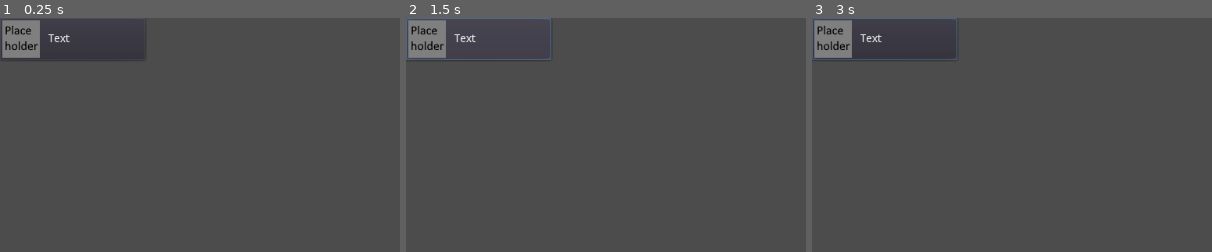
Above: before the commit, frames 1-3 (left to right).
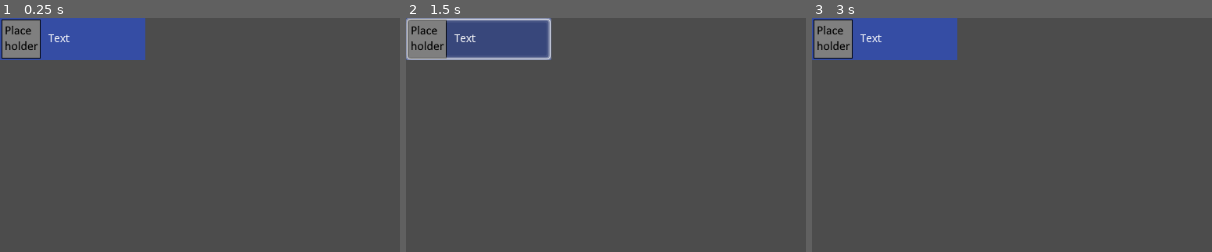
Above: after the commit, the same moments.

Repository: Xinginn/proficio
Game: Godot game, scene res://entities/recipe_button/recipe_button.tscn
Same seed, same stepped clock (60 frames per second), same inputs: the game is played once before the commit and once after it. This scene is started directly instead of the project's main scene.
Inputs (mouse positions are % of the whole screen's width and height, from its top left):
- Up to frame 1 (0.25 s): no input
- Up to frame 2 (1.5 s): click "Text" at 0.5 s; click "Text" at 1.25 s
- Up to frame 3 (3 s): click "Text" at 2 s; tap Enter at 2.75 s; move the mouse to (72, 45) at 2.77 s; click (72, 45) at 2.92 s
The pictures show only the part of the screen within x 0-50%, y 0-50%; the shares and areas given below are measured in that part.

The runs differ from the first frame. In frame 1, 5.0% of the frame differs, in the area x 0-37%, y 0-18%; in frame 2, 4.9%; in frame 3, 5.0%.

Commit message:
Listing des recettes
+Creation et initialisation des recipe_button pour chaque recette du building
+connexion de l'affichage / cachage selon les entrée et sorties du player
+ajout d'un 'expected_product', instance du produit, au recipe_button, qui permet d'accéder au nom et label du produit (et permettra de renseigner le tooltip)

Diff:
--- a/classes/item/equipable/armors/leather_jacket.gd
+++ b/classes/item/equipable/armors/leather_jacket.gd
@@ -2,7 +2,7 @@
 
 class_name LeatherJacket
 
-func _init(crafter = null):
+func _init(crafter = null, allow_xp: bool = true):
   #valeurs immuables (nom, poids)
   label = "Veste de cuir"
   _name = "leather_jacket"
@@ -13,10 +13,12 @@
   var bonus_def = 0
   var bonus_move_speed = 0
 
-  if crafter != null:
-    bonus_def = int(crafter.leather_work * 0.35)
-    bonus_move_speed = int(crafter.leather_work * 0.1)
-    crafter.gain_xp("leather_work", 4)
+  #TODO sortir le px de cet endroit: plutot définir la stat et la quatité d'xp
+  # du gain de px
+  if crafter != null && allow_xp:
+    bonus_def = int(crafter.leatherwork * 0.35)
+    bonus_move_speed = int(crafter.leatherwork * 0.1)
+    crafter.gain_xp("leatherwork", 4)
 
   def = WearAttribute.new(base_def + bonus_def, "light_armor", 0.1)
   move_speed = WearAttribute.new(base_move_speed + bonus_move_speed, "light_armor", 0.05)
--- a/entities/Building/Building.gd
+++ b/entities/Building/Building.gd
@@ -13,20 +13,34 @@
 var building_data: BuildingData = null
 var is_building: bool = false
 var is_crafting: bool = false
-var craft_progress: float = 0.0
+var craft_progress: float = 0.0 setget _set_craft_progress
 var craft_queue: Array = []
 
 
 signal building_destroyed(building)
 signal building_constructed(building)
+signal craft_progress_changed(value)
+signal player_entered_owned_building(data)
+signal player_exited_owned_building(data)
 
-func _set_health(value):
+func _set_health(value) -> void:
   health = int(clamp(value, 0, max_health))
   health_bar.value = health
   health_bar_label.text = "%d / %d" % [health, max_health]
   if health == 0:
     emit_signal('building_destroyed', self)
     queue_free()
+
+func _set_craft_progress(value) -> void:
+  craft_progress = value
+  emit_signal('craft_progress_changed', craft_progress)
+  if craft_queue.size() > 0:
+    if craft_progress >= craft_queue[0].needed_progress:
+      # TODO creation item
+
+      print('should add item:', craft_queue[0].product.label)
+      # TODO gain de pex
+      # TODO  changement d'item
 
 func init(_owner, data, pos) -> void:
   building_owner = _owner
@@ -47,12 +61,12 @@
       if health < max_health:
         is_building = true
       elif body == GameManager.player_actor:
-        display_buidling_window(true)
+        emit_signal("player_entered_owned_building", building_data)
 
 func _on_body_exited(body):
   if body == building_owner:
     is_building = false
-    display_buidling_window(false)
+    emit_signal('player_exited_owned_building', building_data)
 
 func _process(delta):
   if is_building:
@@ -62,6 +76,6 @@
     if health >= max_health:
       emit_signal('building_constructed', self)
       is_building = false
-      display_buidling_window(true)
+      emit_signal("player_entered_owned_building", building_data)
   elif is_crafting:
     print("should progress craft")
--- a/entities/recipe_button/recipe_button.gd
+++ b/entities/recipe_button/recipe_button.gd
@@ -1,4 +1,24 @@
-extends Button
+extends TextureButton
 
-func _initialize(recipe):
-  pass
+var craft_data: CraftData
+var expected_product: Item
+
+signal recipe_button_pressed(data)
+
+func _initialize(_data: CraftData):
+  craft_data = _data
+  expected_product = _data.product.new(GameManager.player_actor, false)
+
+  var texture = load('res://assets/icons/' + expected_product._name + ".png")
+  if !!texture:
+    $Icon.texture = texture
+  $Label.text = expected_product.label
+
+func _on_mouse_entered():
+  print('should tooltip recipe')
+
+func _on_mouse_exited():
+  print('should hide tooltip recipe')
+
+func _on_pressed():
+  emit_signal('recipe_button_pressed', craft_data)
--- a/entities/recipe_button/recipe_button.tscn
+++ b/entities/recipe_button/recipe_button.tscn
@@ -1,13 +1,17 @@
-[gd_scene load_steps=3 format=2]
+[gd_scene load_steps=5 format=2]
 
 [ext_resource path="res://entities/recipe_button/recipe_button.gd" type="Script" id=1]
 [ext_resource path="res://assets/icons/default.png" type="Texture" id=2]
+[ext_resource path="res://entities/recipe_button/recipe_button_hover.png" type="Texture" id=3]
+[ext_resource path="res://entities/recipe_button/recipe_button.png" type="Texture" id=4]
 
-
-[node name="RecipeButton" type="Button"]
+[node name="RecipeButton" type="TextureButton"]
 margin_right = 186.0
 margin_bottom = 54.0
 rect_min_size = Vector2( 186, 54 )
+texture_normal = ExtResource( 4 )
+texture_pressed = ExtResource( 4 )
+texture_hover = ExtResource( 3 )
 script = ExtResource( 1 )
 __meta__ = {
 "_edit_use_anchors_": false
@@ -29,3 +33,6 @@
 margin_bottom = 43.0
 text = "Text"
 valign = 1
+[connection signal="mouse_entered" from="." to="." method="_on_mouse_entered"]
+[connection signal="mouse_exited" from="." to="." method="_on_mouse_exited"]
+[connection signal="pressed" from="." to="." method="_on_pressed"]
--- a/scenes/Playground/Playground.gd
+++ b/scenes/Playground/Playground.gd
@@ -3,9 +3,12 @@
 const building_scene: PackedScene = preload('res://entities/building/building.tscn')
 
 onready var player = $World/Player
+onready var buildings_holder = $BuildingsHolder
+
 onready var building_ghost = $BuildingGhost
 
-onready var buildings_holder = $BuildingsHolder
+# var et non onready car le GUI est (pour l'instant un child de la camera, child de player, non certain au départ
+var craft_panel
 
 var is_placing_building = false
 var type_to_build = null
@@ -24,6 +27,8 @@
   var new_building = building_scene.instance()
   buildings_holder.add_child(new_building)
   new_building.init(player, type_to_build, get_global_mouse_position())
+  new_building.connect('player_entered_owned_building', craft_panel, "_on_player_entered_owned_building")
+  new_building.connect('player_exited_owned_building', craft_panel, "_on_player_exited_owned_building")
   build_mode_off()
 
 func _unhandled_input(event):
@@ -38,7 +43,6 @@
         player.move_to(pos)
     if event.button_index == BUTTON_RIGHT and event.pressed:
       build_mode_off()
-
   if event is InputEventMouseMotion and is_placing_building:
     building_ghost.global_position = get_global_mouse_position()
 
@@ -47,3 +51,5 @@
   player.gear['body'] = new_armor
   player.gain_xp("def", 4)
   GameManager.player_actor = player
+  # a faire après que le player soit instancié
+  craft_panel = $World/Player/Camera2D/CraftPanel
--- a/scenes/playground/craft_panel.gd
+++ b/scenes/playground/craft_panel.gd
@@ -7,19 +7,27 @@
 onready var current_craft_progress_bar: TextureProgress = $CurrentCraftIcon/TextureProgress
 onready var queue_container: GridContainer = $QueueContainer
 
-signal recipe_added_to_queue(index)
-signal recipe_removed_from_queue(index)
+signal recipe_button_pressed(index)
+signal cancel_craft_button_pressed(index)
 
-func show():
-  .show()
-  # TODO affichage liste craft_datas, queue et progress laissé en plan
 
 func _on_craft_progress_changed(value):
   current_craft_progress_bar.value = value
 
-func _on_player_entered_own_building():
-  # signal in
-  print("should display ")
+func _on_player_entered_owned_building(building_data):
+  print("should display")
+  # cleanup
+  for child in recipe_container.get_children():
+    child.queue_free()
+  for id in building_data.craft_ids:
+    var new_button = recipe_button_scene.instance()
+    recipe_container.add_child(new_button)
+    new_button._initialize(Data.crafts[id])
+  # TODO affichage liste craft_datas, queue et progress laissé en plan
+  show()
+
+func _on_player_exited_owned_building(building_data):
+  hide()
 
 func _on_queue_changed(queue: Array):
   # signal in
Binary file added: entities/recipe_button/recipe_button.png
Not shown, added: entities/recipe_button/recipe_button.png.import
Binary file added: entities/recipe_button/recipe_button_hover.png
Not shown, added: entities/recipe_button/recipe_button_hover.png.import
